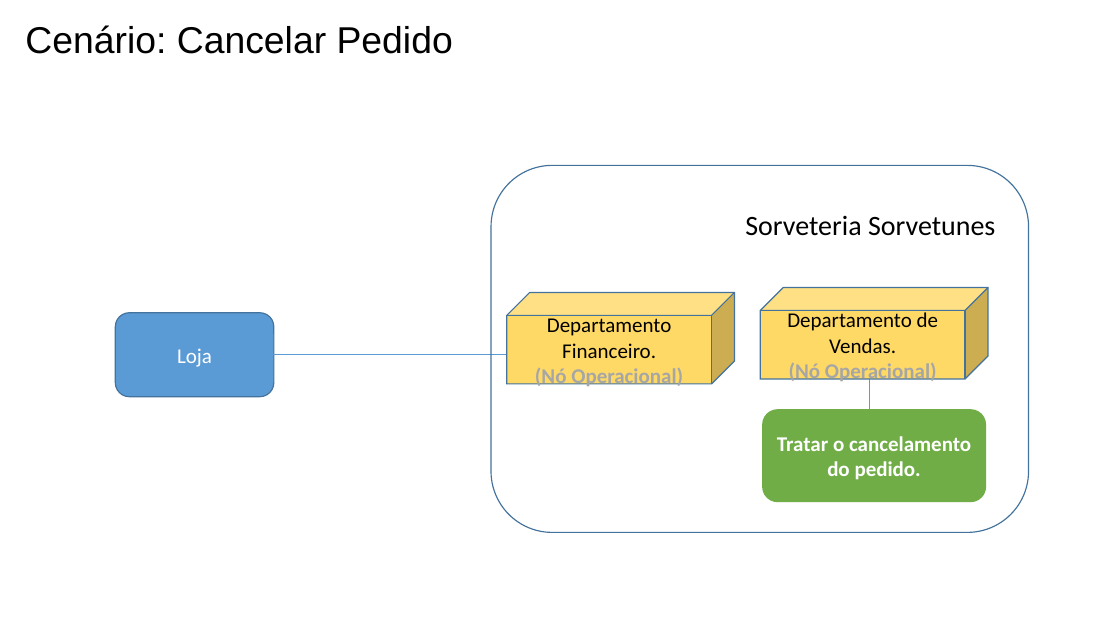
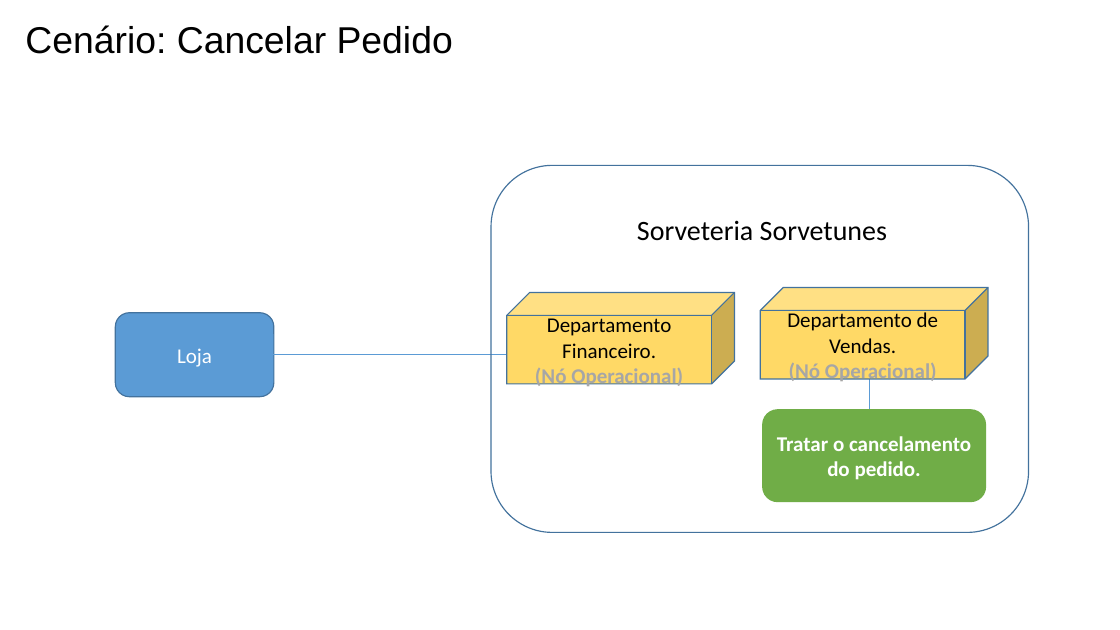
Before and after one commit to maapsystem/MaapSystem, a slide deck: slide 4 of artefatos/15 - Arquitetura de Negócio para cada Cenário.pptx. Drawn at 1120x630 pixels with LibreOffice and Linux fonts; fonts in the diff are those of the drawing. Boxes give left, top, right and bottom in pixels: in the first picture for what was removed or moved away, otherwise in the second. Text is boxed around its words. In the diff, an @@ line names an element or a change of style, - is before the commit and + after.

```diff
--- a/artefatos/15 - Arquitetura de Negócio para cada Cenário.pptx
+++ b/artefatos/15 - Arquitetura de Negócio para cada Cenário.pptx
@@ text "Sorveteria Sorvetunes": place and size @@
-text "Sorveteria Sorvetunes" at box(745, 216, 995, 236)
+text "Sorveteria Sorvetunes" at box(637, 220, 887, 241)
```
Also in this commit, not shown: 11 other files.
